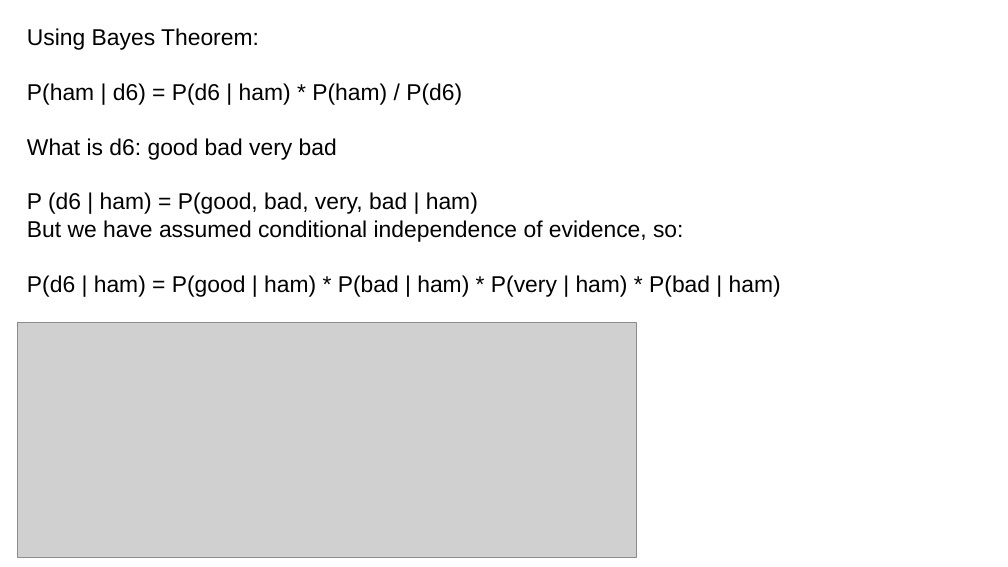
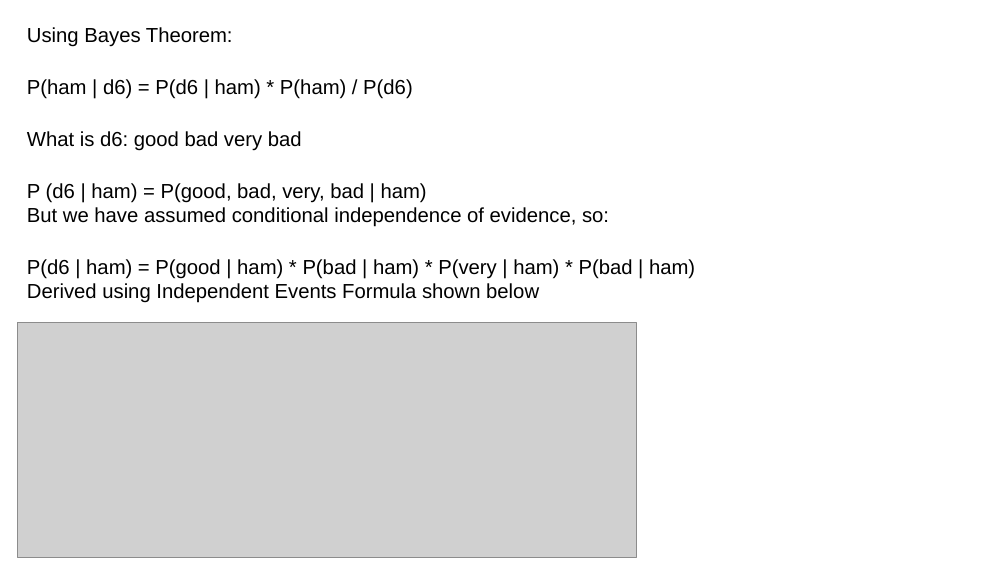
Before and after one commit to ashishjain1547/dataAnalyticsCourse, a slide deck: slide 13 of slides/(10) naive bayes classifier/naive bayes classifier.odp. Drawn at 1008x567 pixels with LibreOffice and Linux fonts; fonts in the diff are those of the drawing; grey boxes stand for pictures. Boxes give left, top, right and bottom in pixels: in the first picture for what was removed or moved away, otherwise in the second. Text is boxed around its words. In the diff, an @@ line names an element or a change of style, - is before the commit and + after.

```diff
--- a/slides/(10) naive bayes classifier/naive bayes classifier.odp
+++ b/slides/(10) naive bayes classifier/naive bayes classifier.odp
@@ text at (27, 27, 695, 279): size 18 to 16 pt in "Using Bayes Theorem:", "P(ham | d6) = P(d6 | ham) ...", "What is d6: good bad very bad", "P (d6 | ham) = P(good, bad, ..." and 2 more places @@
@@ text at (27, 283, 539, 303): paragraph added @@
+Derived using Independent Events Formula shown below
```
Also in this commit, not shown: 5 other slides changed, 27 other files.
